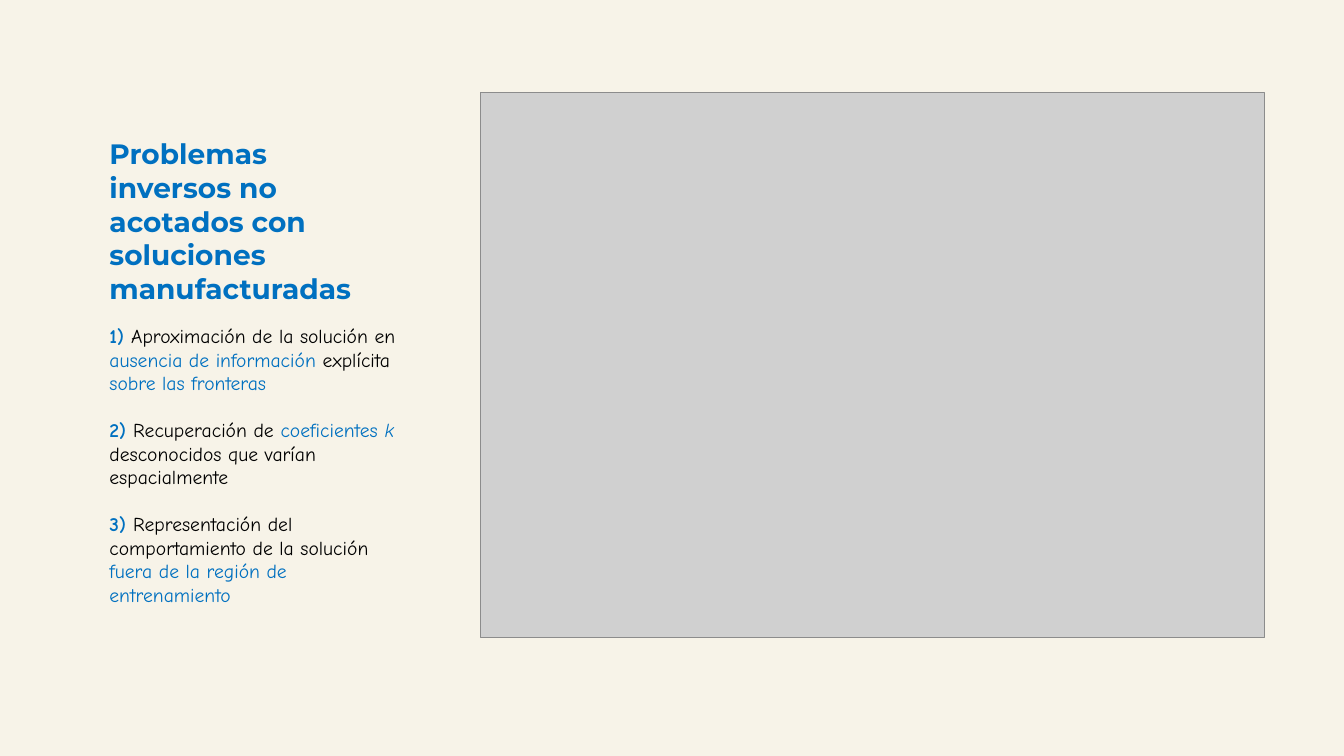
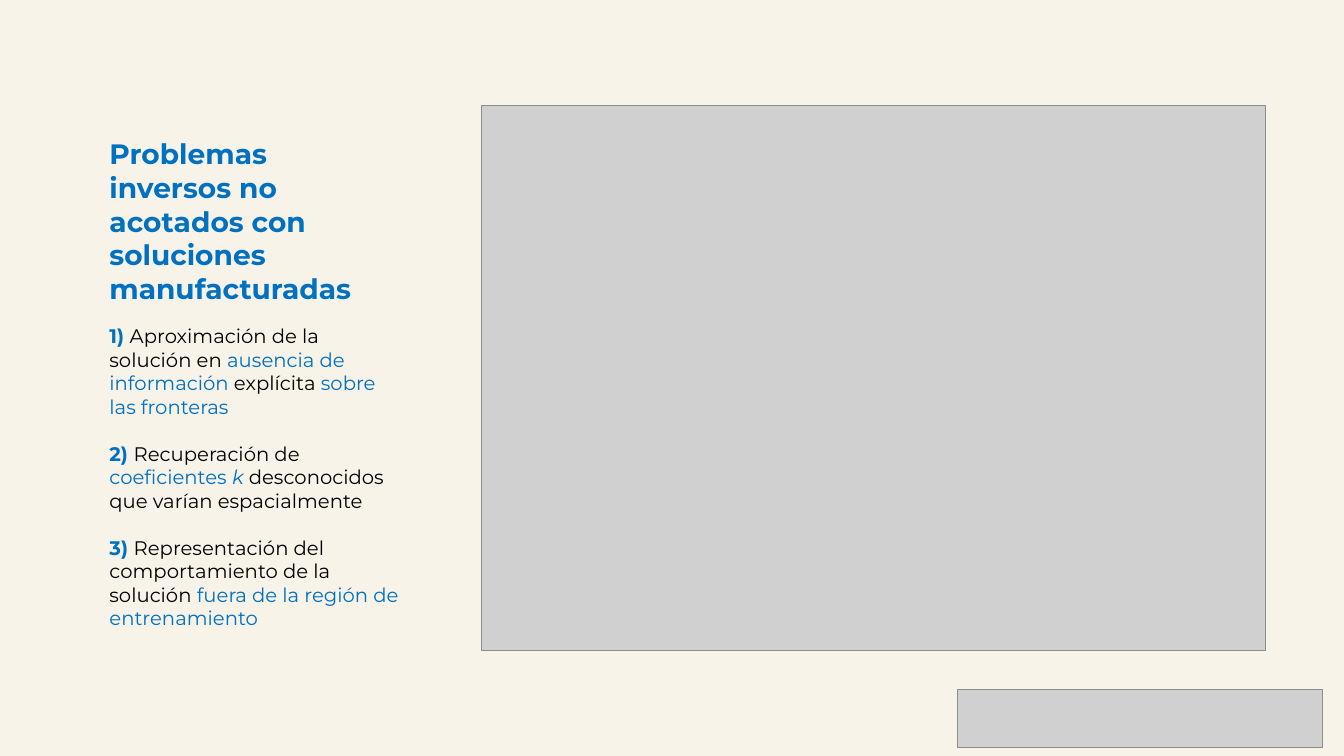
Before and after one commit to oscar-rincon/unbounded-domains, a slide deck: slide 3 of main/slides_es/resumen-trabajo-amci-4-09-2026.pptx. Drawn at 1344x756 pixels with LibreOffice and Linux fonts; fonts in the diff are those of the drawing; grey boxes stand for pictures. Boxes give left, top, right and bottom in pixels: in the first picture for what was removed or moved away, otherwise in the second. Text is boxed around its words. In the diff, an @@ line names an element or a change of style, - is before the commit and + after.

```diff
--- a/main/slides_es/resumen-trabajo-amci-4-09-2026.pptx
+++ b/main/slides_es/resumen-trabajo-amci-4-09-2026.pptx
@@ picture: place and size @@
-picture at [480, 93, 1264, 637]
+picture at [482, 106, 1266, 650]
@@ text "1) Aproximación de la solución ..." at [109, 328, 398, 625]: font Comic Neue to Montserrat @@
@@ picture added at [958, 690, 1323, 747] @@
```
Also in this commit, not shown: 4 other slides changed, 2 other files.
